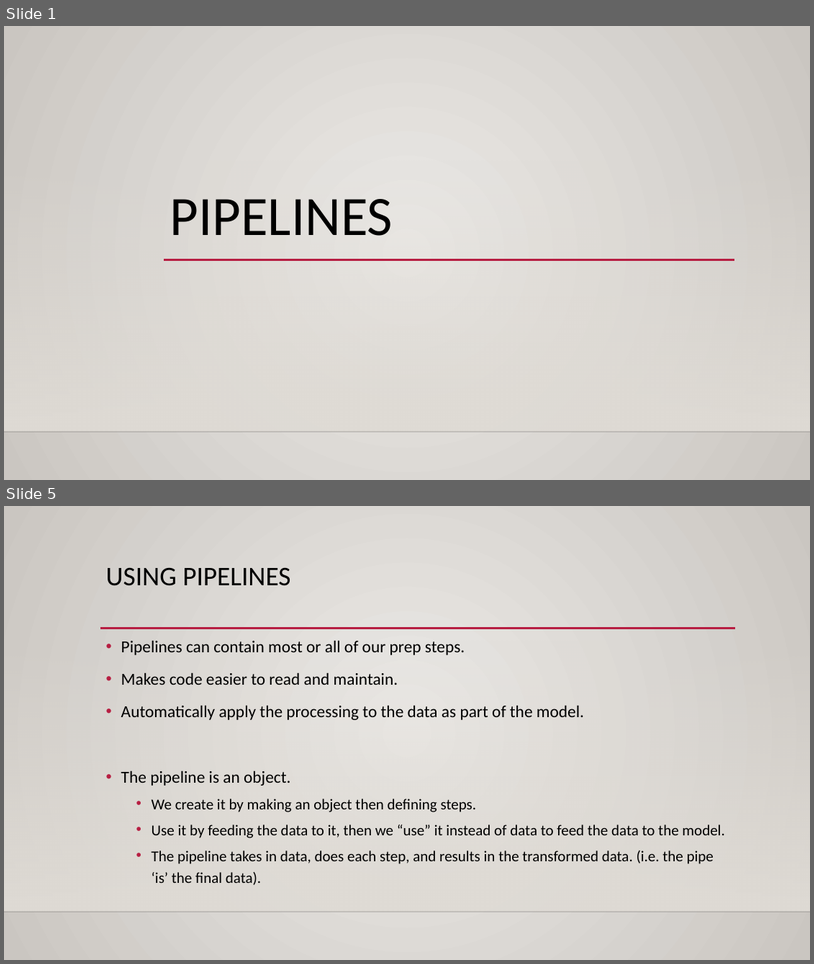
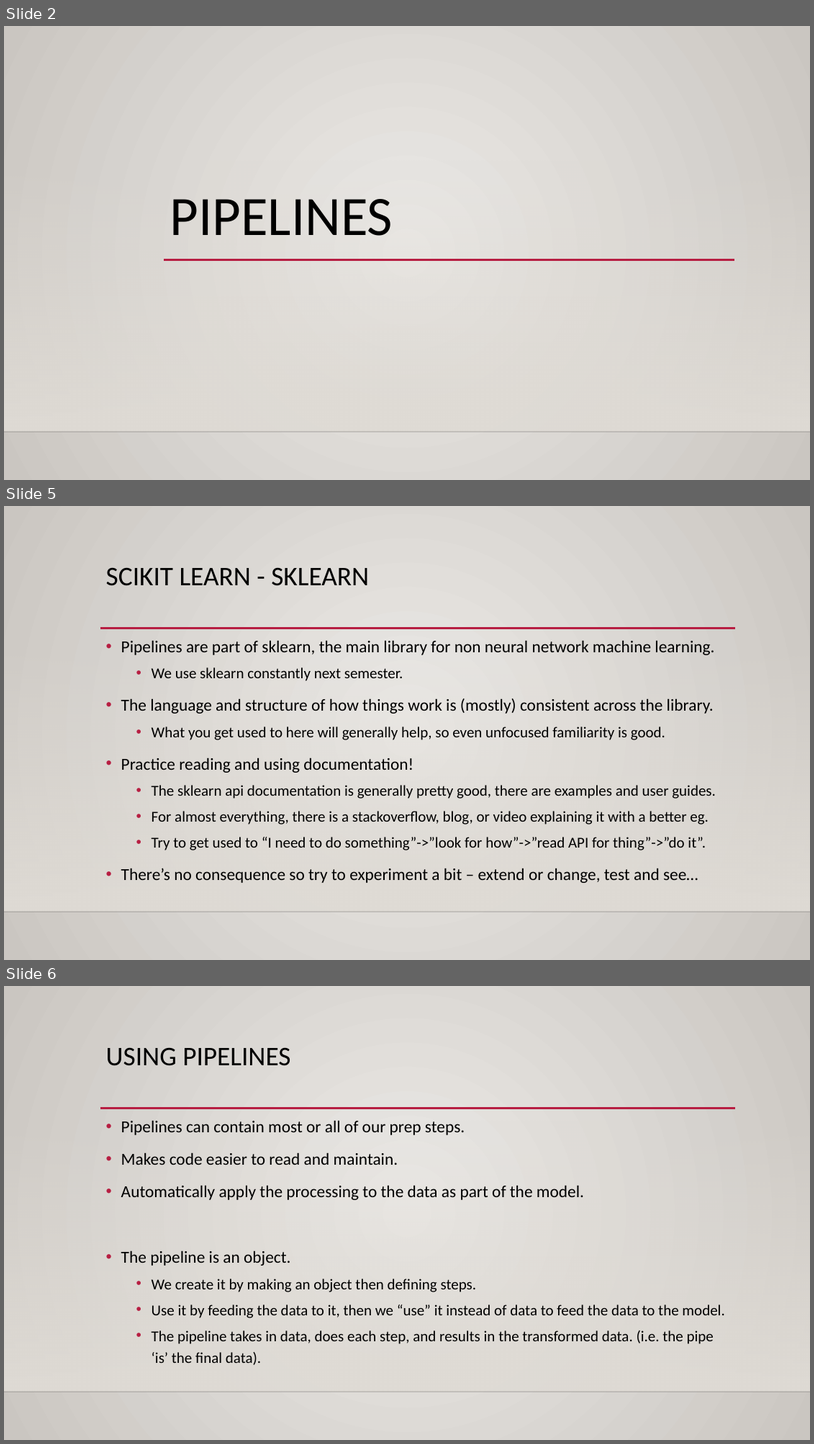
Before and after one commit to AkeemSemperDataScience/Programming_Basics_for_Machine_Learning_Students, a slide deck: reference_material/slides/028_pipelines.pptx. Shown one above the other, each under a label of ours: slides 1 and 5 before the commit, slides 2, 5 and 6 after it; the slides between them are not shown. The pictures are 814x964 and 814x1444 pixels, drawn with LibreOffice and Linux fonts; fonts in the diff are those of the drawing; background and template pictures are left out. Boxes give left, top, right and bottom in pixels: in the first picture for what was removed or moved away, otherwise in the second. Text is boxed around its words. In the diff, an @@ line names an element or a change of style, - is before the commit and + after.

```diff
--- a/reference_material/slides/028_pipelines.pptx
+++ b/reference_material/slides/028_pipelines.pptx
@@ slide 5 added at [4,506,810,960], background gradient #ECEAE7 to #CAC7C1; not listed: 3 template elements that a slide beside it also shows @@
@@ title added at [106,567,369,586], 32 pt, text #000000 @@
+SCIKIT LEARN - SKLEARN
@@ text added at [121,640,716,883], 18 pt, text #000000 @@
+• Pipelines are part of sklearn, the main library for non neural network machine learning.
+  • We use sklearn constantly next semester.
+• The language and structure of how things work is (mostly) consistent across the library.
+  • What you get used to here will generally help, so even unfocused familiarity is good.
+• Practice reading and using documentation!
+  • The sklearn api documentation is generally pretty good, there are examples and user guides.
+  • For almost everything, there is a stackoverflow, blog, or video explaining it with a better eg.
+  • Try to get used to “I need to do something”->”look for how”->”read API for thing”->”do it”.
+• There’s no consequence so try to experiment a bit – extend or change, test and see…
@@ what was slide 1 is now slide 2 @@
@@ what was slide 5 is now slide 6 @@
```
Also in this commit, not shown: 4 slides changed, 2 other slides added, 6 other files.
